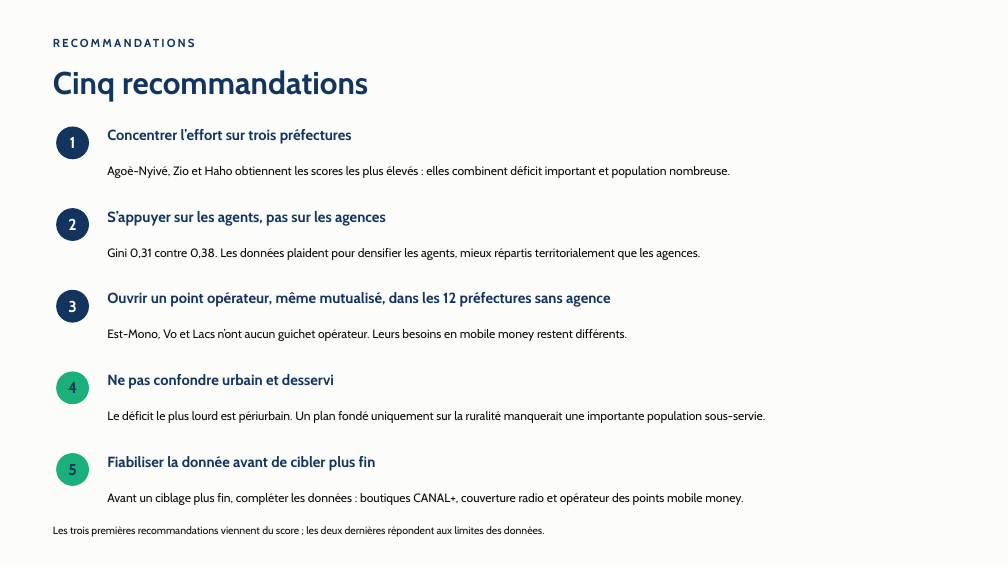
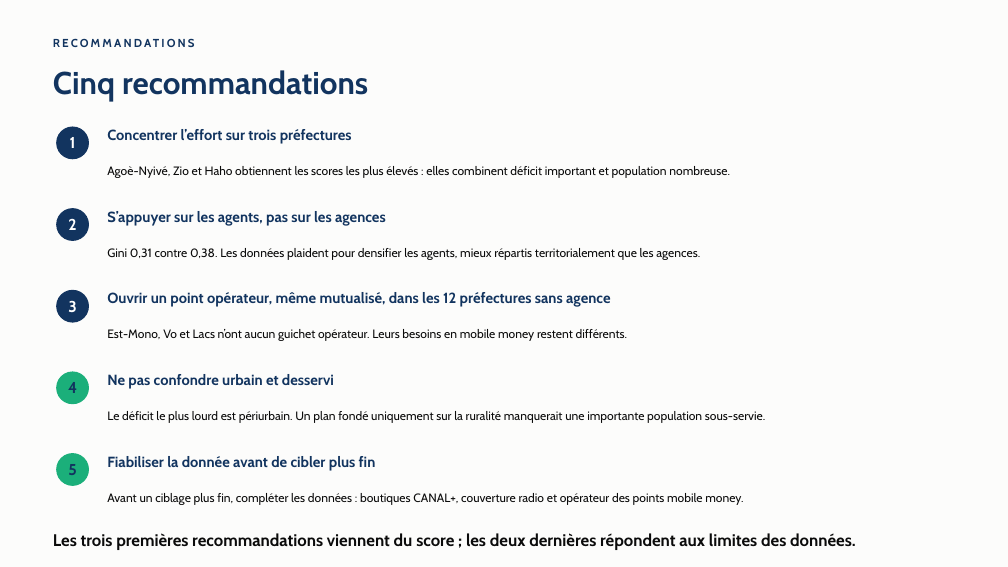
Before and after one commit to jack-junior/togo-acces-numerique, a slide deck: slide 9 of rapport/Rapport_Defi1_Acces_numerique_Togo.pptx. Drawn at 1008x567 pixels with LibreOffice and Linux fonts; fonts in the diff are those of the drawing. Boxes give left, top, right and bottom in pixels: in the first picture for what was removed or moved away, otherwise in the second. Text is boxed around its words. In the diff, an @@ line names an element or a change of style, - is before the commit and + after.

```diff
--- a/rapport/Rapport_Defi1_Acces_numerique_Togo.pptx
+++ b/rapport/Rapport_Defi1_Acces_numerique_Togo.pptx
@@ text "Les trois premières recommandations viennent ...": place and size @@
-text "Les trois premières recommandations viennent ..." at bbox=[53, 526, 544, 537]
+text "Les trois premières recommandations viennent ..." at bbox=[53, 533, 856, 550]
@@ text "Les trois premières recommandations viennent ..." at bbox=[53, 533, 856, 550]: size 10 to 16 pt, bold on @@
```
Also in this commit, not shown: 8 other slides changed, 2 other files.
